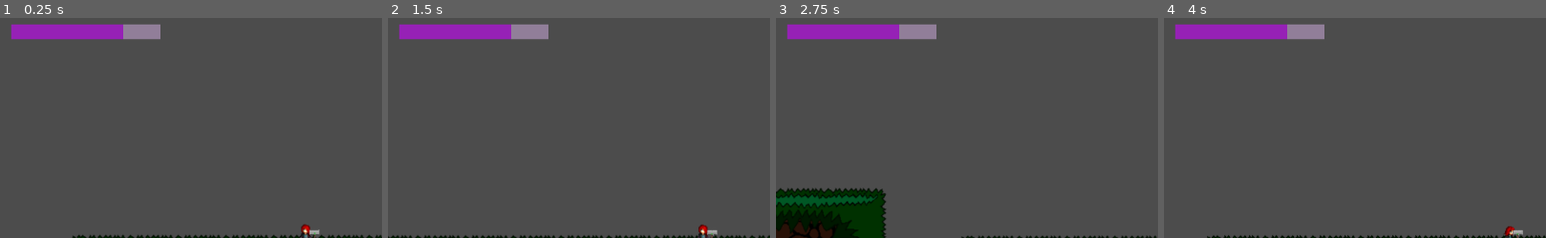
Above: before the commit, frames 1-4 (left to right).
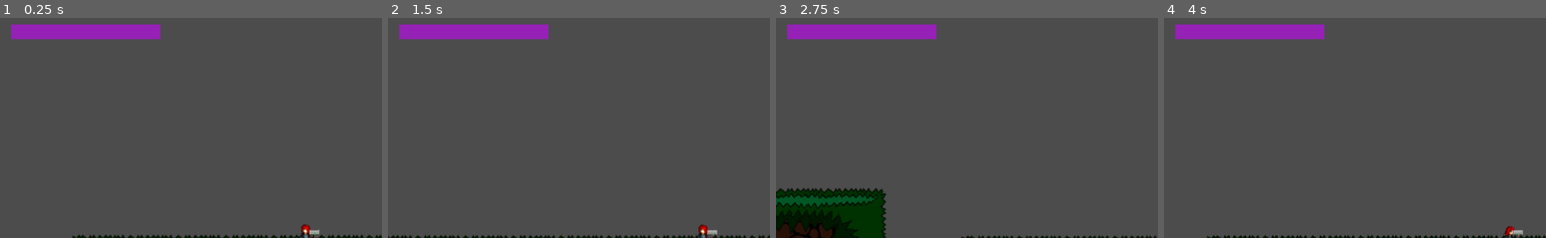
Above: after the commit, the same moments.

Repository: Jantho1990/Hammertime-Prototype
Game: Godot game, scene res://screens/GameScreen.tscn
The game is run twice, just before and just after one commit, with the same random seed, the same clock (stepped at 60 frames per second) and the same inputs.
Inputs (mouse positions are % of the whole screen's width and height, from its top left):
- Up to frame 1 (0.25 s): no input
- Up to frame 2 (1.5 s): tap Enter (ui_accept) at 0.5, 0.77 s; move the mouse to (72, 44) at 0.52 s; hold D (ui_right) 0.53-1.25 s; click (72, 44) at 0.6 s; drag from (30, 55) to (4, 57) at 1.27 s
- Up to frame 3 (2.75 s): move the mouse to (60, 27) at 2.02 s; hold A (ui_left) from 2.03 s (still down); click (60, 27) at 2.1 s
- Up to frame 4 (4 s): release A (ui_left) at 2.75 s; drag from (45, 70) to (10, 47) at 2.77 s; move the mouse to (80, 65) at 3.52 s; hold D (ui_right) from 3.53 s (still down); click (80, 65) at 3.6 s; tap Enter (ui_accept) at 3.77 s
The pictures show only the part of the screen within x 0-50%, y 0-50%; the shares and areas given below are measured in that part.

The runs differ from the first frame. In frame 1, 0.6% of the frame differs, in the area x 32-42%, y 3-10%; in frame 2, 0.6%; in frame 3, 0.6%; in frame 4, 0.6%.

Commit message:
wiring up SpellcasterEnergyBar to listen for reduction events; added set_energy

Diff:
--- a/systems/spellcaster/Spellcaster.gd
+++ b/systems/spellcaster/Spellcaster.gd
@@ -78,6 +78,13 @@
   if active_spell != null and !active_spell.is_empty():
     active_spell = get_node(active_spell)
 
+  GlobalSignal.dispatch('set_energy', {
+    'energy': mana_current,
+    'max_energy': mana_total,
+    'min_energy': 0,
+    'reduction': 0
+  })
+
 func _physics_process(delta):
   # Called every frame. Delta is time since last frame.
   # Update game logic here.
--- a/ui/SpellcasterEnergyBar.gd
+++ b/ui/SpellcasterEnergyBar.gd
@@ -11,9 +11,43 @@
 func _ready():
   EnergyBar = $EnergyBar
   ReductionBar = $ReductionBar
+  GlobalSignal.listen('set_energy', self, '_on_Set_energy')
   GlobalSignal.listen('energy_change', self, '_on_Energy_change')
+  GlobalSignal.listen('reduce_energy', self, '_on_Reduce_energy')
 
+func _on_Set_energy(data):
+  if data.has('energy'):
+    var energy = data.energy
+    EnergyBar.value = energy
+
+  if data.has('max_energy'):
+    var max_energy = data.max_energy
+    EnergyBar.max_value = max_energy
+
+  if data.has('min_energy'):
+    var min_energy = data.min_energy
+    EnergyBar.min_value = min_energy
+
+  if data.has('reduction'):
+    var reduction = data.reduction
+    ReductionBar.value = reduction
+
+  if data.has('max_reduction'):
+    var max_reduction = data.reduction
+    ReductionBar.max_value = max_reduction
+
+  if data.has('min_reduction'):
+    var min_reduction = data.min_reduction
+    ReductionBar.min_value = min_reduction
 
 func _on_Energy_change(data):
   var energy = data.energy
   EnergyBar.value = energy
+
+func _on_Reduce_energy(data):
+  var reduction = data.reduction
+  ReductionBar.value += reduction
+
+func _on_Increase_energy(data):
+  var increase = data.increase
+  ReductionBar.value -= increase
